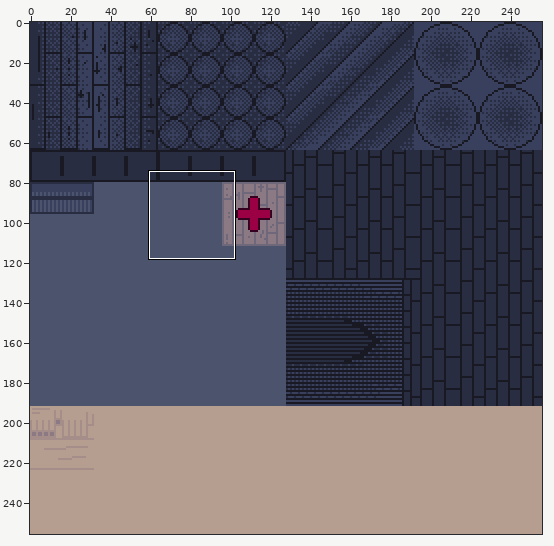
One commit to this sprite sheet: assets/obj/spr_dreadzone_texture.png. Above, an overview of the earlier version with the close-up marked.
Close-up. Earlier state:
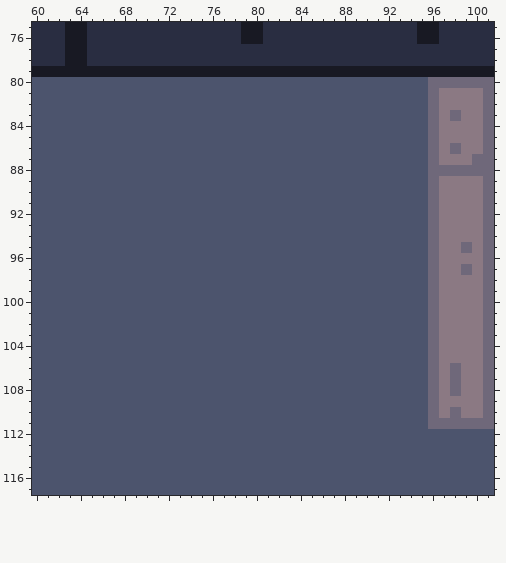
The file is 256x256 pixels. Shown: x 60..101, y 75..117.
And afterwards:
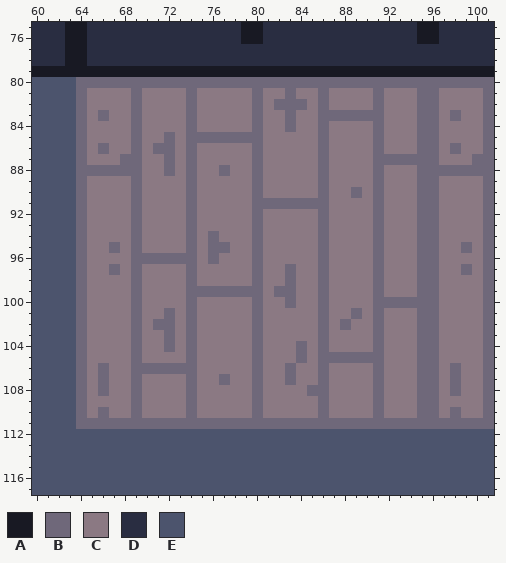
Palette (. is transparent): A #181923  B #6f687a  C #8b7983  D #292d41  E #4c546d
The exact change:
Changed rows in their new state; - is an unchanged pixel.
first column x 64:
 80 BBBBBBBBBBBBBBBBBBBBBBBBBBBBBBBB
 81 BCCCCBCCCCBCCCCCBCCBCCBCCCCBCCCB
 82 BCCCCBCCCCBCCCCCBCBBBCBCCCCBCCCB
 83 BCBCCBCCCCBCCCCCBCCBCCBBBBBBCCCB
 84 BCCCCBCCCCBCCCCCBCCBCCBCCCCBCCCB
 85 BCCCCBCCBCBBBBBBBCCCCCBCCCCBCCCB
 86 BCBCCBCBBCBCCCCCBCCCCCBCCCCBCCCB
 87 BCCCBBCCBCBCCCCCBCCCCCBCCCCBBBBB
 88 BBBBBBCCBCBCCBCCBCCCCCBCCCCBCCCB
 89 BCCCCBCCCCBCCCCCBCCCCCBCCCCBCCCB
 90 BCCCCBCCCCBCCCCCBCCCCCBCCBCBCCCB
 91 BCCCCBCCCCBCCCCCBBBBBBBCCCCBCCCB
 92 BCCCCBCCCCBCCCCCBCCCCCBCCCCBCCCB
 93 BCCCCBCCCCBCCCCCBCCCCCBCCCCBCCCB
 94 BCCCCBCCCCBCBCCCBCCCCCBCCCCBCCCB
 95 BCCBCBCCCCBCBBCCBCCCCCBCCCCBCCCB
 96 BCCCCBBBBBBCBCCCBCCCCCBCCCCBCCCB
 97 BCCBCBCCCCBCCCCCBCCBCCBCCCCBCCCB
 98 BCCCCBCCCCBCCCCCBCCBCCBCCCCBCCCB
 99 BCCCCBCCCCBBBBBBBCBBCCBCCCCBCCCB
100 BCCCCBCCCCBCCCCCBCCBCCBCCCCBBBBB
101 BCCCCBCCBCBCCCCCBCCCCCBCCBCBCCCB
102 BCCCCBCBBCBCCCCCBCCCCCBCBCCBCCCB
103 BCCCCBCCBCBCCCCCBCCCCCBCCCCBCCCB
104 BCCCCBCCBCBCCCCCBCCCBCBCCCCBCCCB
105 BCCCCBCCCCBCCCCCBCCCBCBBBBBBCCCB
106 BCBCCBBBBBBCCCCCBCCBCCBCCCCBCCCB
107 BCBCCBCCCCBCCBCCBCCBCCBCCCCBCCCB
108 BCBCCBCCCCBCCCCCBCCCCBBCCCCBCCCB
109 BCCCCBCCCCBCCCCCBCCCCCBCCCCBCCCB
110 BCBCCBCCCCBCCCCCBCCCCCBCCCCBCCCB
111 BBBBBBBBBBBBBBBBBBBBBBBBBBBBBBBB
